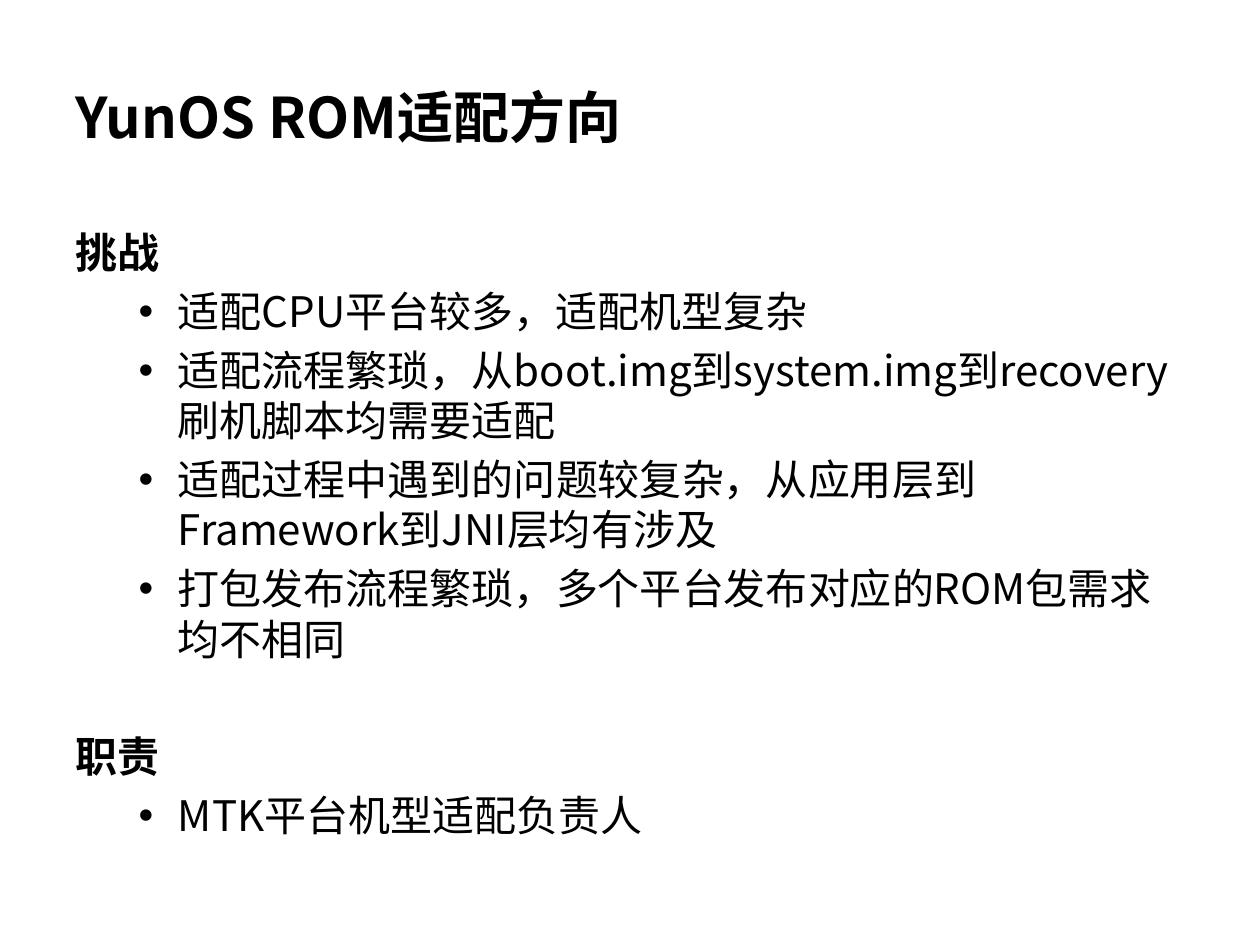
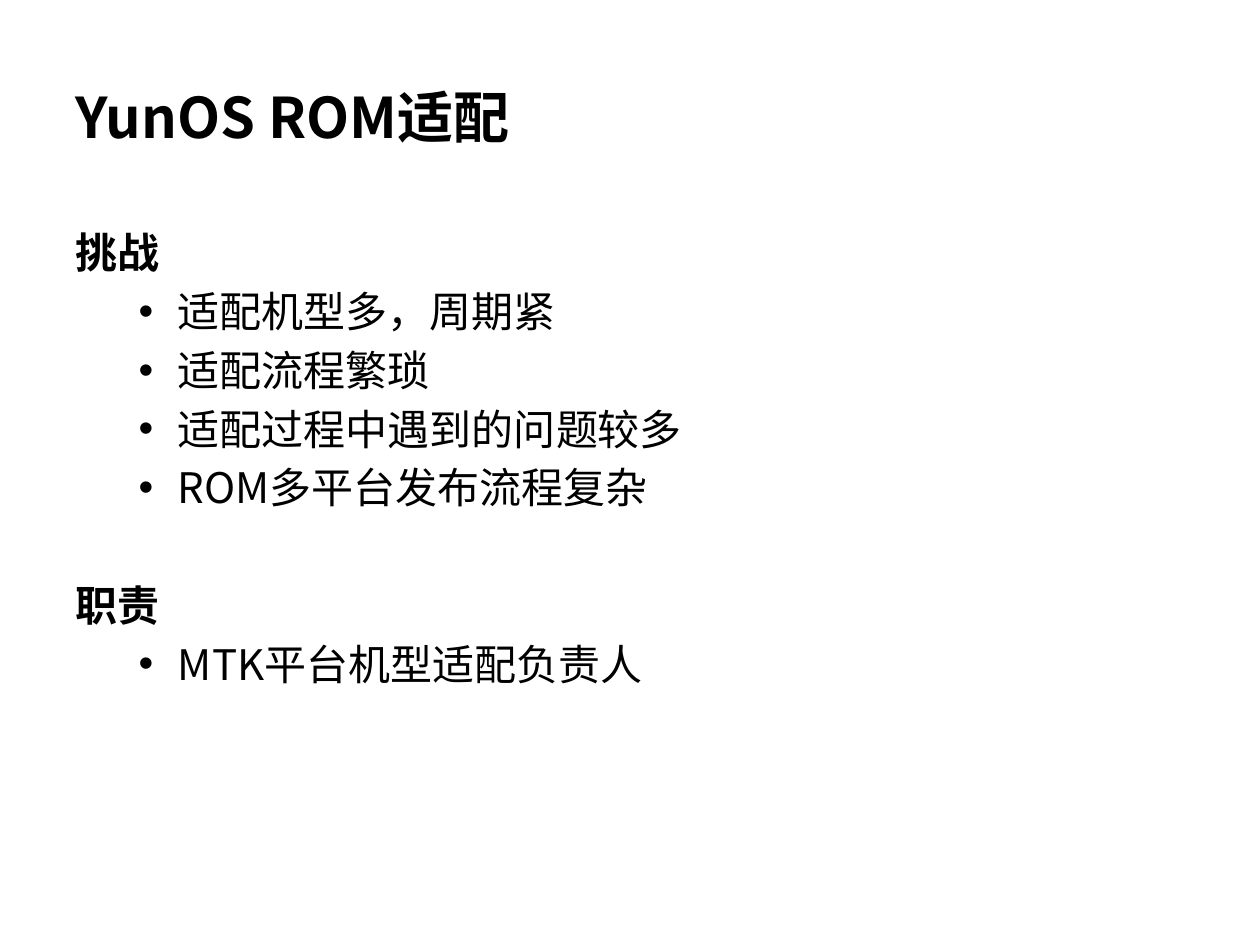
Before and after one commit to wangzhengyi/WangZhengyi, a slide deck: slide 4 of promote/2016-promote-p6.pptx. Drawn at 1260x945 pixels with LibreOffice and Linux fonts; fonts in the diff are those of the drawing. Boxes give left, top, right and bottom in pixels: in the first picture for what was removed or moved away, otherwise in the second. Text is boxed around its words. In the diff, an @@ line names an element or a change of style, - is before the commit and + after.

```diff
--- a/promote/2016-promote-p6.pptx
+++ b/promote/2016-promote-p6.pptx
@@ title at [76, 90, 509, 143]: text changed @@
-YunOS ROM适配方向
+YunOS ROM适配
@@ text at [178, 291, 682, 507]: text changed @@
-  • 适配CPU平台较多，适配机型复杂
-  • 适配流程繁琐，从boot.img到system.img到recovery刷机脚本均需要适配
-  • 适配过程中遇到的问题较复杂，从应用层到Framework到JNI层均有涉及
-  • 打包发布流程繁琐，多个平台发布对应的ROM包需求均不相同
+  • 适配机型多，周期紧
+  • 适配流程繁琐
+  • 适配过程中遇到的问题较多
+  • ROM多平台发布流程复杂
```
Also in this commit, not shown: 10 other slides changed.
